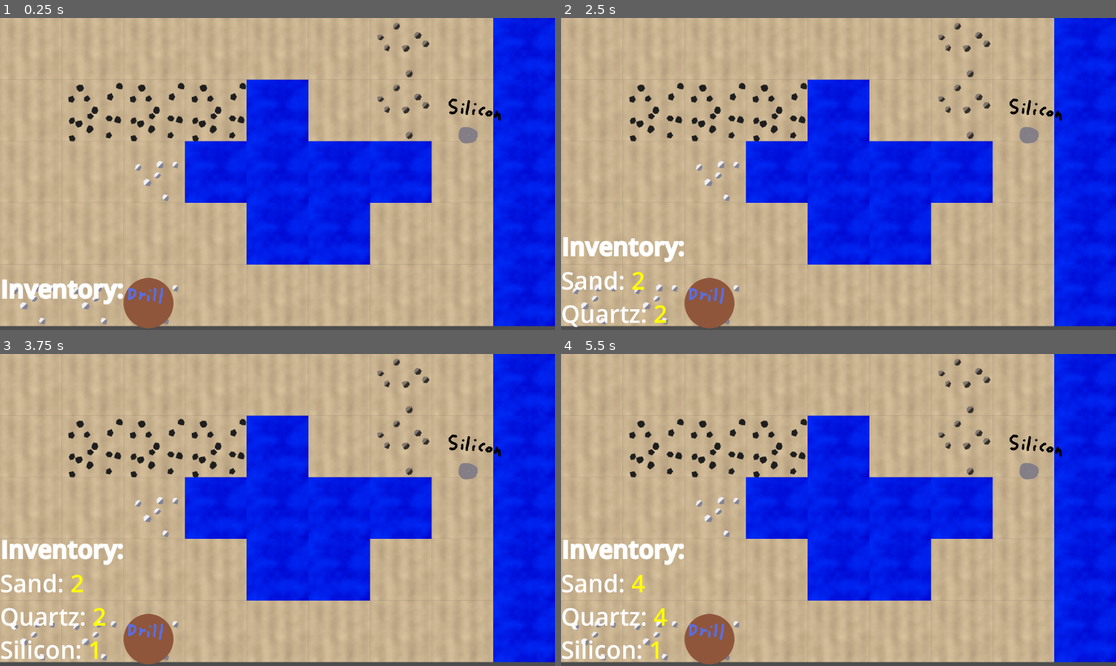
Above: before the commit, frames 1-4 (two rows, left to right).
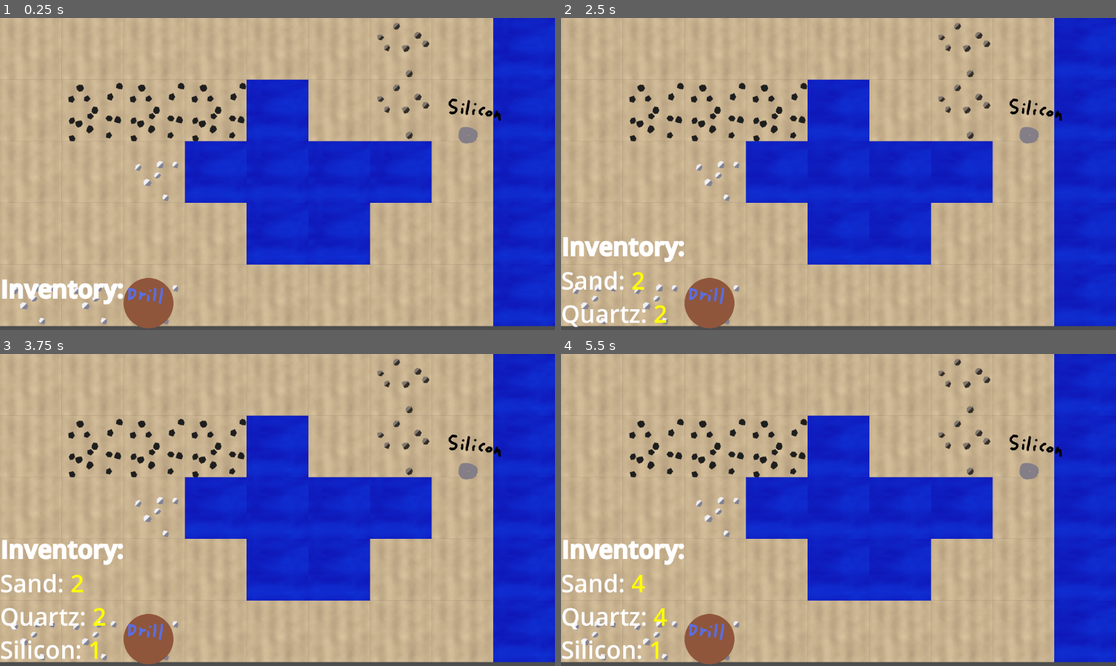
Above: after the commit, the same moments.

Repository: Icewav3/godot-factory-game
Game: Godot game, scene res://Assets/Scenes/main.tscn
Same seed, same stepped clock (60 frames per second), same inputs: the game is played once before the commit and once after it.
Inputs:
- Up to frame 1 (0.25 s): no input
- Up to frame 2 (2.5 s): tap Enter at 0.5, 2 s; tap Space at 1.25 s
- Up to frame 3 (3.75 s): tap Space at 2.75 s; tap Enter at 3.5 s
- Up to frame 4 (5.5 s): tap Space at 4.25 s

The runs differ from the first frame. In frame 1, 21% of the frame differs, in the area x 33-100%, y 0-99%; in frame 2, 22%; in frame 3, 22%; in frame 4, 22%.

Commit message:
fancy water shader

Diff:
--- a/Assets/Scripts/Materials/Water.tres
+++ b/Assets/Scripts/Materials/Water.tres
@@ -1,6 +1,7 @@
-[gd_resource type="Resource" script_class="MaterialData" load_steps=2 format=3 uid="uid://boqbms3qwdb40"]
+[gd_resource type="Resource" script_class="MaterialData" load_steps=3 format=3 uid="uid://boqbms3qwdb40"]
 
 [ext_resource type="Script" uid="uid://bgf5vwhivy2w6" path="res://Assets/Scripts/Materials/MaterialData.gd" id="1_wl7s7"]
+[ext_resource type="Material" uid="uid://nl5bsavtgrnu" path="res://Assets/TileSets/TileShaderMaterials/WaterShaderMaterial.tres" id="2_1iv1k"]
 
 [resource]
 script = ExtResource("1_wl7s7")
@@ -8,4 +9,5 @@
 flammability = 0.0
 volatility = 0.0
 cooling_factor = 1.0
+shader_material = ExtResource("2_1iv1k")
 metadata/_custom_type_script = "uid://bgf5vwhivy2w6"
--- a/Assets/TileSets/Map/WorldTileSet.tres
+++ b/Assets/TileSets/Map/WorldTileSet.tres
@@ -1,13 +1,15 @@
-[gd_resource type="TileSet" load_steps=5 format=3 uid="uid://c4yubo5d476u2"]
+[gd_resource type="TileSet" load_steps=6 format=3 uid="uid://c4yubo5d476u2"]
 
 [ext_resource type="Resource" uid="uid://b4f63fginmdab" path="res://Assets/Scripts/Materials/Sand.tres" id="1_qy6qm"]
 [ext_resource type="Resource" uid="uid://boqbms3qwdb40" path="res://Assets/Scripts/Materials/Water.tres" id="2_kcwsn"]
+[ext_resource type="Material" uid="uid://nl5bsavtgrnu" path="res://Assets/TileSets/TileShaderMaterials/WaterShaderMaterial.tres" id="3_kcwsn"]
 [ext_resource type="Texture2D" uid="uid://w8agdr2opetq" path="res://Assets/TileSets/Map/WorldTiles.png" id="3_wljxn"]
 
 [sub_resource type="TileSetAtlasSource" id="TileSetAtlasSource_6h77x"]
 texture = ExtResource("3_wljxn")
 16:0/size_in_atlas = Vector2i(16, 16)
 16:0/0 = 0
+16:0/0/material = ExtResource("3_kcwsn")
 16:0/0/custom_data_0 = ExtResource("2_kcwsn")
 0:0/size_in_atlas = Vector2i(16, 16)
 0:0/0 = 0
--- /dev/null
+++ b/Assets/TileSets/RawMaterials/MessingWithVisualShaders.tres
@@ -0,0 +1,58 @@
+[gd_resource type="VisualShader" load_steps=9 format=3 uid="uid://woyit1h04fwy"]
+
+[sub_resource type="VisualShaderNodeInput" id="VisualShaderNodeInput_xkaoi"]
+expanded_output_ports = [0]
+input_name = "uv"
+
+[sub_resource type="VisualShaderNodeInput" id="VisualShaderNodeInput_preg2"]
+input_name = "time"
+
+[sub_resource type="VisualShaderNodeFloatOp" id="VisualShaderNodeFloatOp_70ufh"]
+operator = 2
+
+[sub_resource type="VisualShaderNodeFloatParameter" id="VisualShaderNodeFloatParameter_xkaoi"]
+output_port_for_preview = 0
+parameter_name = "Speed"
+default_value_enabled = true
+default_value = 1.0
+
+[sub_resource type="VisualShaderNodeFloatFunc" id="VisualShaderNodeFloatFunc_xkaoi"]
+function = 0
+
+[sub_resource type="VisualShaderNodeFloatOp" id="VisualShaderNodeFloatOp_xkaoi"]
+
+[sub_resource type="VisualShaderNodeVectorCompose" id="VisualShaderNodeVectorCompose_preg2"]
+op_type = 0
+
+[sub_resource type="VisualShaderNodeTexture2DParameter" id="VisualShaderNodeTexture2DParameter_xkaoi"]
+parameter_name = "Texture2DParameter"
+color_default = 2
+
+[resource]
+code = "shader_type canvas_item;
+render_mode blend_mix;
+
+
+
+"
+graph_offset = Vector2(-264.083, -147.216)
+mode = 1
+flags/light_only = false
+nodes/fragment/0/position = Vector2(1100, 240)
+nodes/fragment/2/node = SubResource("VisualShaderNodeInput_xkaoi")
+nodes/fragment/2/position = Vector2(-680, 20)
+nodes/fragment/3/node = SubResource("VisualShaderNodeInput_preg2")
+nodes/fragment/3/position = Vector2(-640, 440)
+nodes/fragment/4/node = SubResource("VisualShaderNodeFloatOp_70ufh")
+nodes/fragment/4/position = Vector2(-100, 440)
+nodes/fragment/5/node = SubResource("VisualShaderNodeFloatParameter_xkaoi")
+nodes/fragment/5/position = Vector2(-600, 580)
+nodes/fragment/6/node = SubResource("VisualShaderNodeFloatFunc_xkaoi")
+nodes/fragment/6/position = Vector2(-140, 60)
+nodes/fragment/7/node = SubResource("VisualShaderNodeFloatOp_xkaoi")
+nodes/fragment/7/position = Vector2(300, 60)
+nodes/fragment/8/node = SubResource("VisualShaderNodeVectorCompose_preg2")
+nodes/fragment/8/position = Vector2(720, 120)
+nodes/fragment/9/node = SubResource("VisualShaderNodeTexture2DParameter_xkaoi")
+nodes/fragment/9/position = Vector2(240, 460)
+nodes/fragment/connections = PackedInt32Array(5, 0, 4, 1, 3, 0, 4, 0, 2, 1, 6, 0, 6, 0, 7, 0, 4, 0, 7, 1, 7, 0, 8, 0, 2, 2, 8, 1)
--- /dev/null
+++ b/Assets/TileSets/TileShaderMaterials/WaterShader.gdshader
@@ -0,0 +1,21 @@
+shader_type canvas_item;
+
+uniform float time_speed = 1.0; // Controls how fast the waves move
+uniform float wave_strength = 0.05; // Controls the strength of the wave distortion
+uniform float wave_scale = 20.0; // Controls the scale of the waves (larger = more frequent)
+uniform vec2 wave_direction = vec2(0.5, 0.0); // Direction of the wave movement (1.0 for horizontal)
+uniform float wave_speed = 0.1; // Speed of the wave movement over time
+uniform sampler2D water_texture; // Texture to be used as water
+
+void fragment() {
+    float t = TIME * time_speed; // Adjust time to control the animation speed
+
+    vec2 uv = UV;
+    uv += wave_direction * (sin(uv.x * wave_scale + t * wave_speed) * wave_strength); // Apply wave effect
+
+    vec4 tex_color = texture(water_texture, uv); // Sample texture with modified UVs
+
+    // Apply color and transparency effects for a realistic look
+    tex_color.a *= 0.8; // Optional transparency tweak
+    COLOR = tex_color;
+}
--- /dev/null
+++ b/Assets/TileSets/TileShaderMaterials/WaterShaderMaterial.tres
@@ -0,0 +1,13 @@
+[gd_resource type="ShaderMaterial" load_steps=3 format=3 uid="uid://nl5bsavtgrnu"]
+
+[ext_resource type="Shader" uid="uid://5u5sgswvos1x" path="res://Assets/TileSets/TileShaderMaterials/WaterShader.gdshader" id="1_qkgi3"]
+[ext_resource type="Texture2D" uid="uid://dckjfhxqg2pem" path="res://Assets/Sprites/water_texture.png" id="2_qkgi3"]
+
+[resource]
+shader = ExtResource("1_qkgi3")
+shader_parameter/time_speed = 1.0
+shader_parameter/wave_strength = 0.05
+shader_parameter/wave_scale = 20.0
+shader_parameter/wave_direction = Vector2(0.5, 0)
+shader_parameter/wave_speed = 4.0
+shader_parameter/water_texture = ExtResource("2_qkgi3")
Not shown, added: Assets/TileSets/TileShaderMaterials/WaterShader.gdshader.uid
